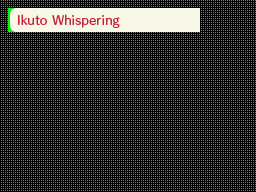
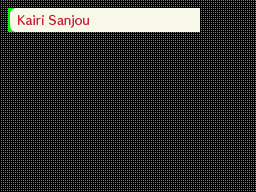
Layers edited between the first and the second 256×192 image:
added layer "Kairi Sanjou" above "Clown Drop" over [19, 14, 89, 28]
renamed "Ikuto Whispering copy" to "Rainbow Watching", hid it, painted on it over [19, 14, 120, 28]
